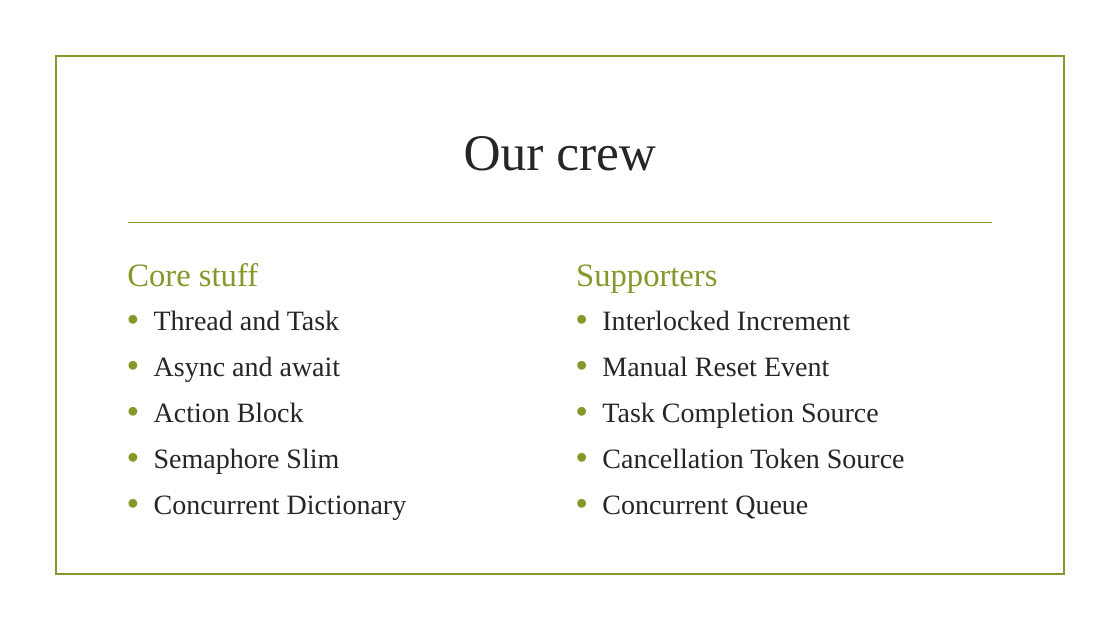
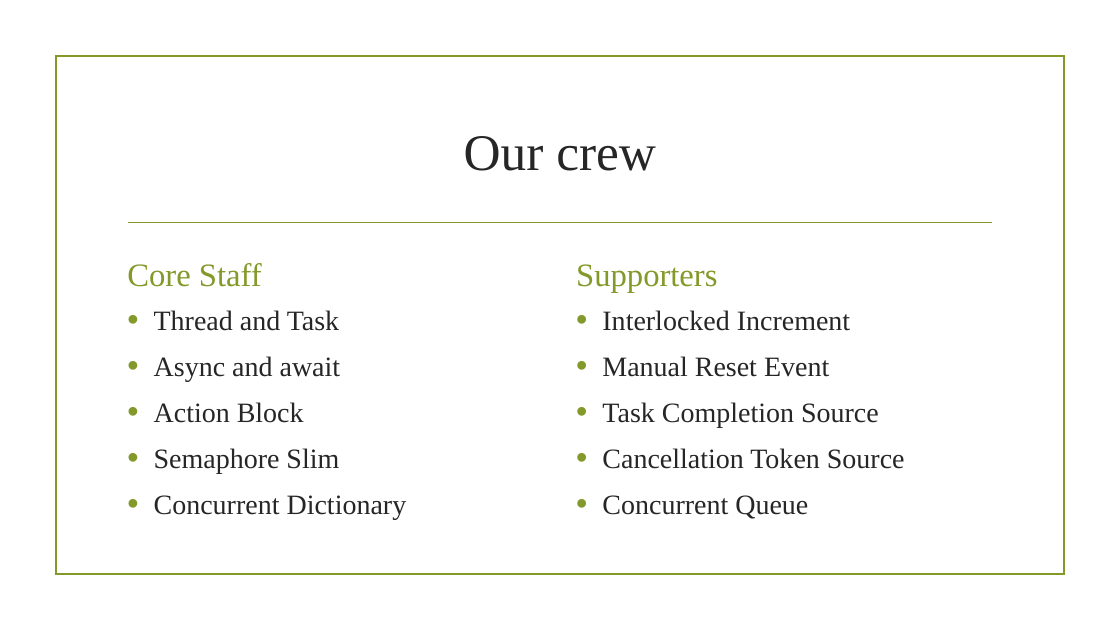
Before and after one commit to MariuszKrzanowski/asynchronous-intuition, a slide deck: slide 6 of slides/AsynchronousIntuition.pptx. Drawn at 1120x630 pixels with LibreOffice and Linux fonts; fonts in the diff are those of the drawing; background and template pictures are left out. Boxes give left, top, right and bottom in pixels: in the first picture for what was removed or moved away, otherwise in the second. Text is boxed around its words. In the diff, an @@ line names an element or a change of style, - is before the commit and + after.

```diff
--- a/slides/AsynchronousIntuition.pptx
+++ b/slides/AsynchronousIntuition.pptx
@@ text at <box>127,263,262,287</box>: text changed @@
-Core stuff
+Core Staff
```
Also in this commit, not shown: 6 other slides changed, 1 slide added, 2 slides removed.
